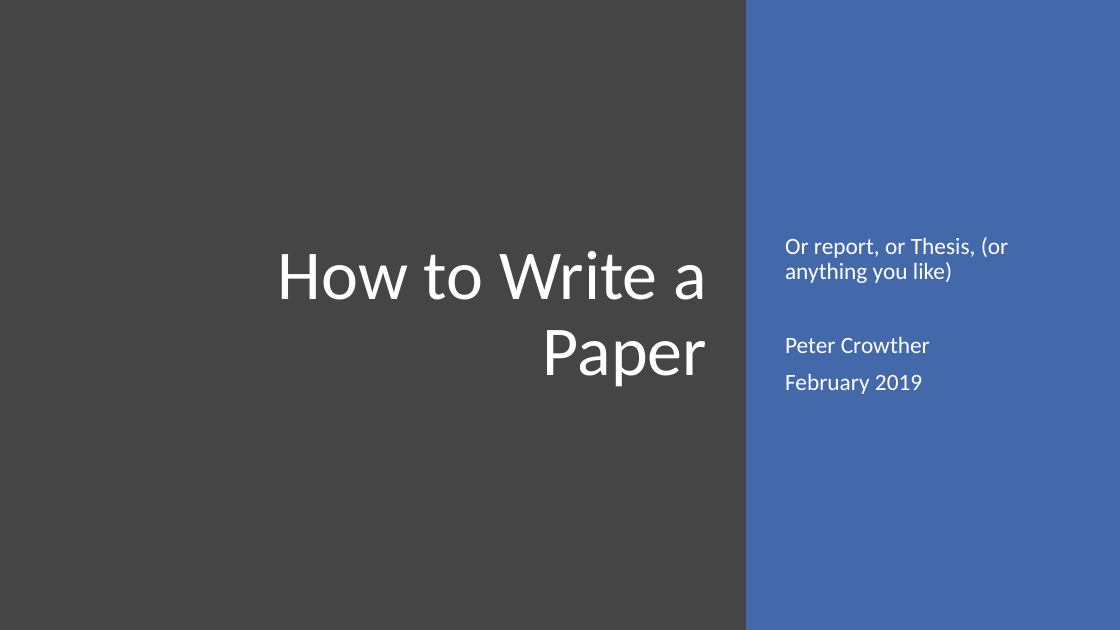
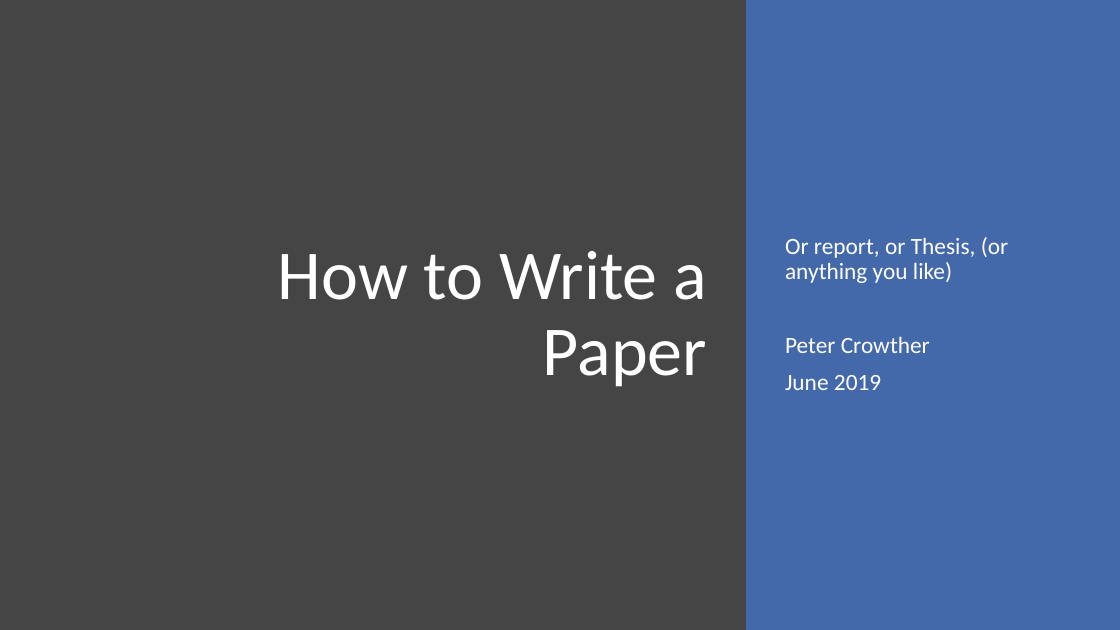
Before and after one commit to SaeedTaghavi/How-to-write-a-paper, a slide deck: slide 1 of presentation/How to write.pptx. Drawn at 1120x630 pixels with LibreOffice and Linux fonts; fonts in the diff are those of the drawing. Boxes give left, top, right and bottom in pixels: in the first picture for what was removed or moved away, otherwise in the second. Text is boxed around its words. In the diff, an @@ line names an element or a change of style, - is before the commit and + after.

```diff
--- a/presentation/How to write.pptx
+++ b/presentation/How to write.pptx
@@ subtitle at (785, 375, 881, 390): text changed @@
-February 2019
+June 2019
```
Also in this commit, not shown: 1 other slide changed, 4 other files.
